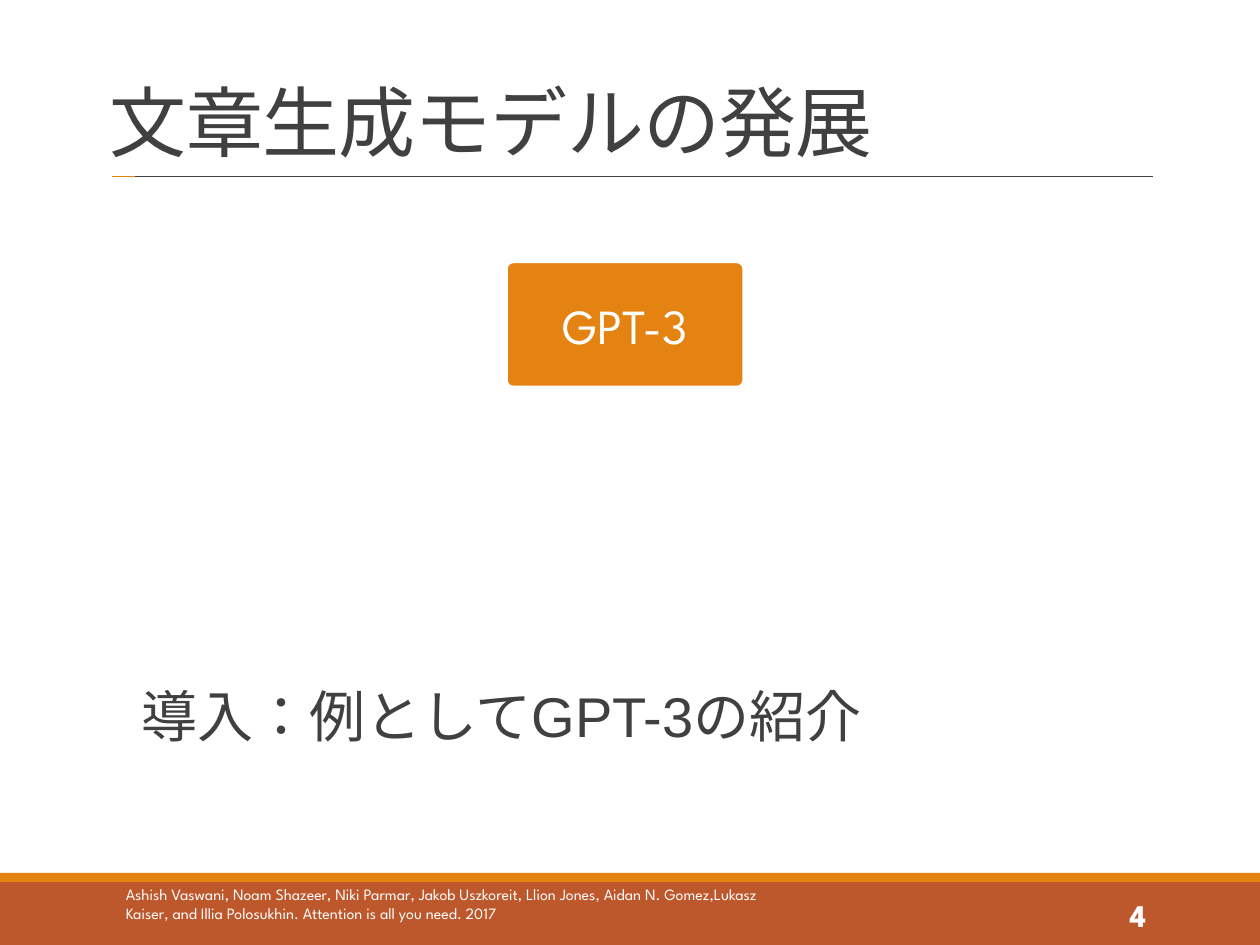
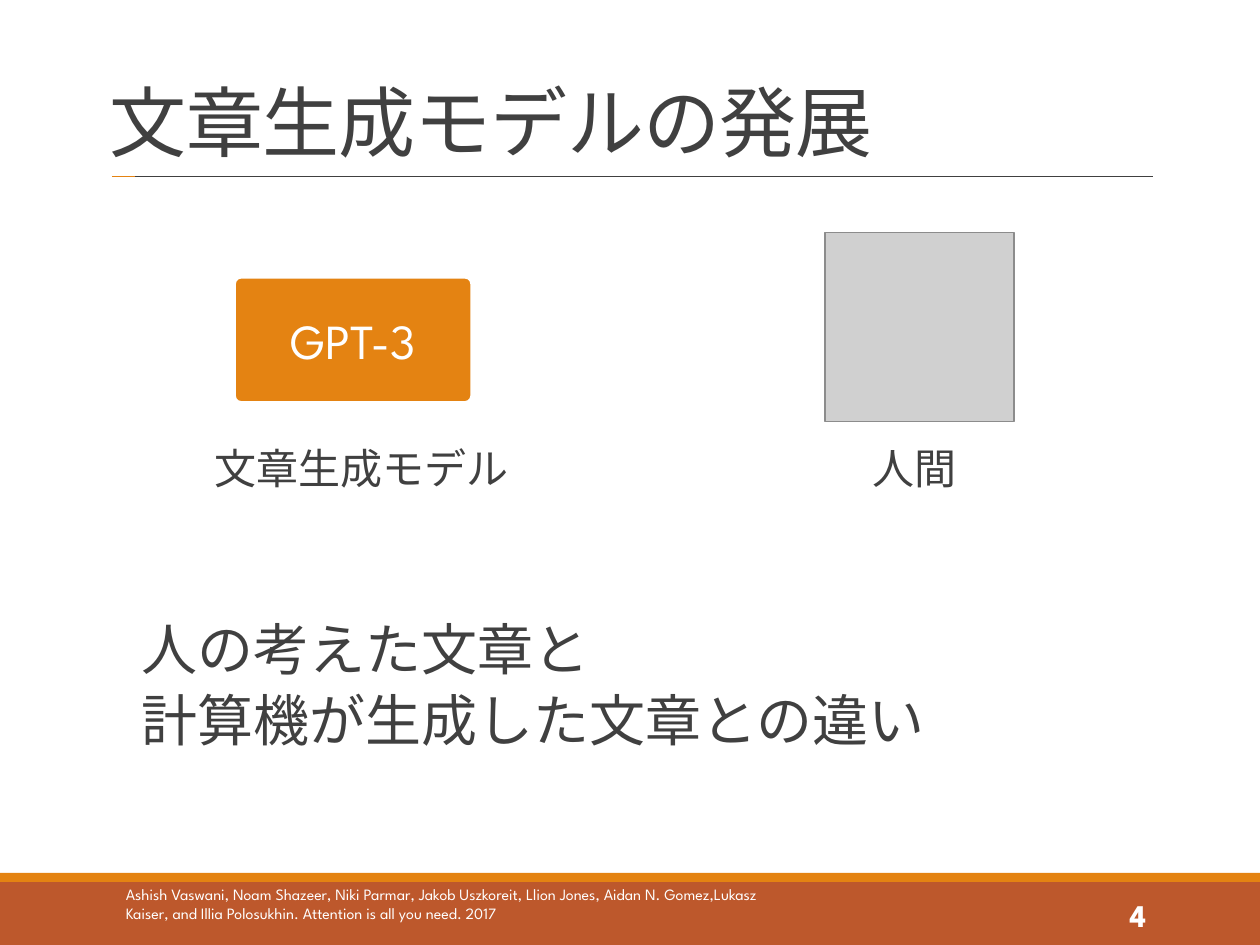
Before and after one commit to tatsuya-sugiyama/WeeklyReport, a slide deck: slide 4 of report/2021_t_1st/2021_1st_sugiyama.pptx. Drawn at 1260x945 pixels with LibreOffice and Linux fonts; fonts in the diff are those of the drawing; grey boxes stand for pictures. Boxes give left, top, right and bottom in pixels: in the first picture for what was removed or moved away, otherwise in the second. Text is boxed around its words. In the diff, an @@ line names an element or a change of style, - is before the commit and + after.

```diff
--- a/report/2021_t_1st/2021_1st_sugiyama.pptx
+++ b/report/2021_t_1st/2021_1st_sugiyama.pptx
@@ picture added at <box>825,232,1014,421</box> @@
@@ rounded rectangle "GPT-3": place and size @@
-rounded rectangle "GPT-3" at <box>507,261,745,387</box>
+rounded rectangle "GPT-3" at <box>234,277,472,403</box>
@@ text added at <box>214,448,508,488</box>, 24 pt, text #404040 @@
+  文章生成モデル
@@ text added at <box>872,450,956,488</box>, 24 pt, text #404040 @@
+  人間
@@ text added at <box>141,623,925,746</box>, 32 pt, text #404040 @@
+  人の考えた文章と
+  計算機が生成した文章との違い
@@ text removed at <box>141,690,862,742</box> @@
-  導入：例としてGPT-3の紹介
```
Also in this commit, not shown: 18 other slides changed, 5 slides added, 1 slide removed, 2 other files.
